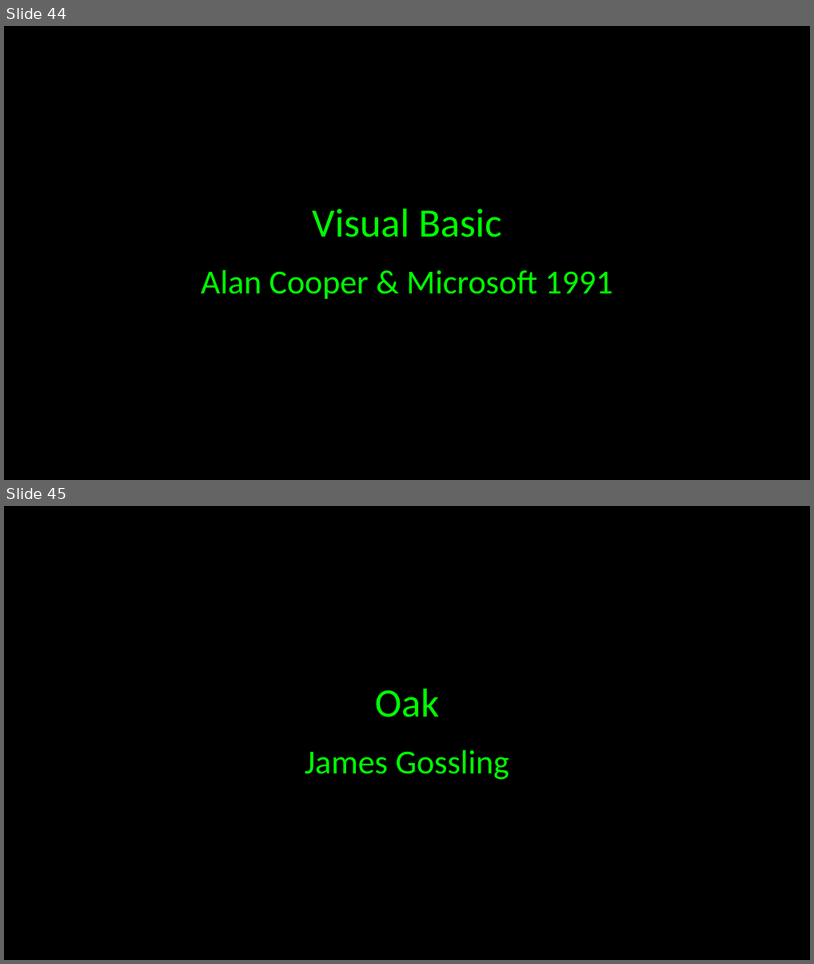
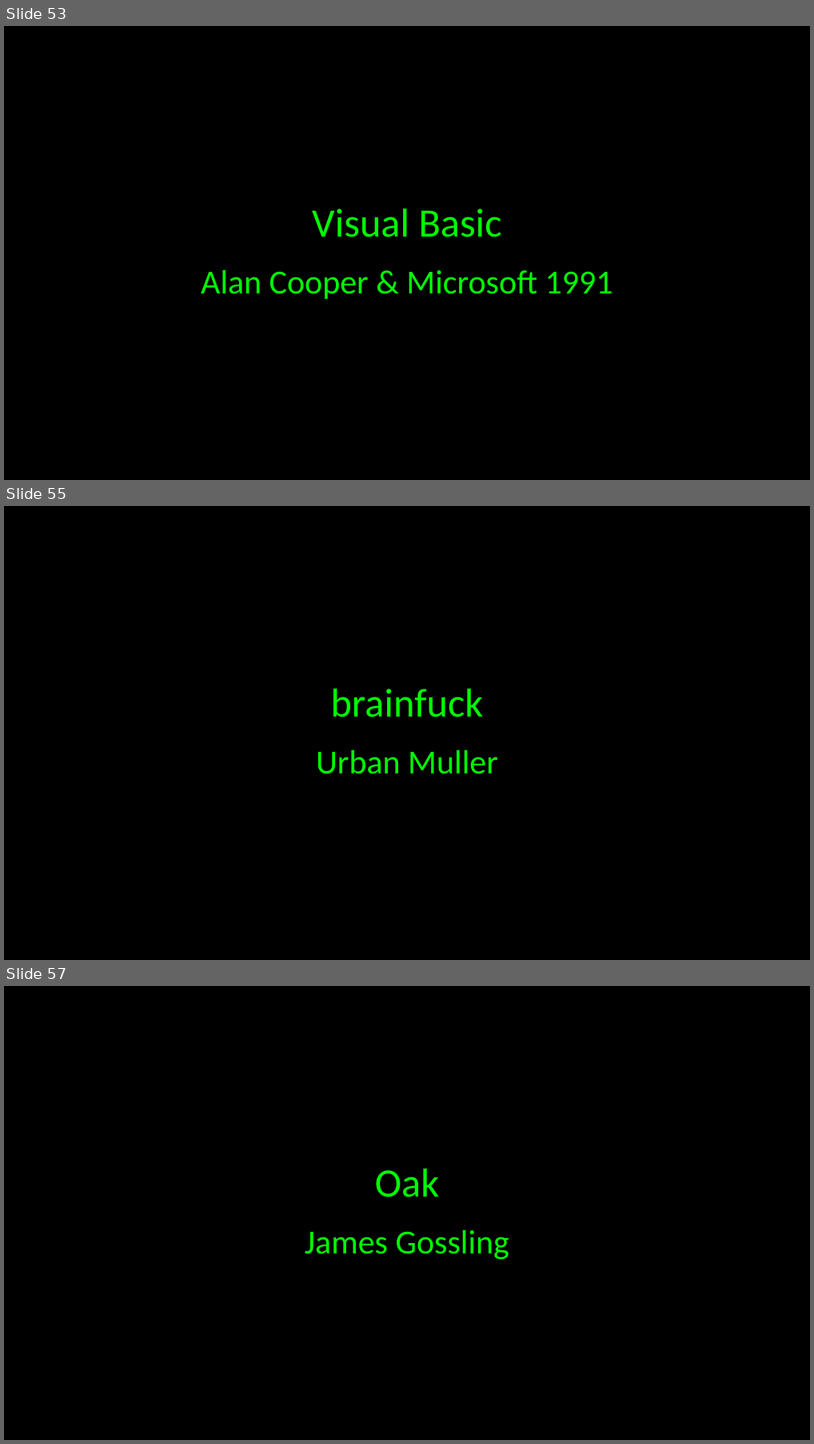
Before and after one commit to JustCodeandChill/Objective-C-presentation, a slide deck: OBJECTIVE-C.pptx. Shown one above the other, each under a label of ours: slides 44 and 45 before the commit, slides 53, 55 and 57 after it; the slides between them are not shown. The pictures are 814x964 and 814x1444 pixels, drawn with LibreOffice and Linux fonts; fonts in the diff are those of the drawing. Boxes give left, top, right and bottom in pixels: in the first picture for what was removed or moved away, otherwise in the second. Text is boxed around its words. In the diff, an @@ line names an element or a change of style, - is before the commit and + after.

```diff
--- a/OBJECTIVE-C.pptx
+++ b/OBJECTIVE-C.pptx
@@ slide 55 added at box(4, 506, 810, 960), background #000000 @@
@@ text added at box(331, 688, 484, 717), 48 pt, text #00FF00 @@
+brainfuck
@@ text added at box(316, 750, 498, 774), 40 pt, text #00FF00 @@
+Urban Muller
@@ what was slide 44 is now slide 53 @@
@@ what was slide 45 is now slide 57 @@
```
Also in this commit, not shown: 4 slides changed, 15 other slides added.
